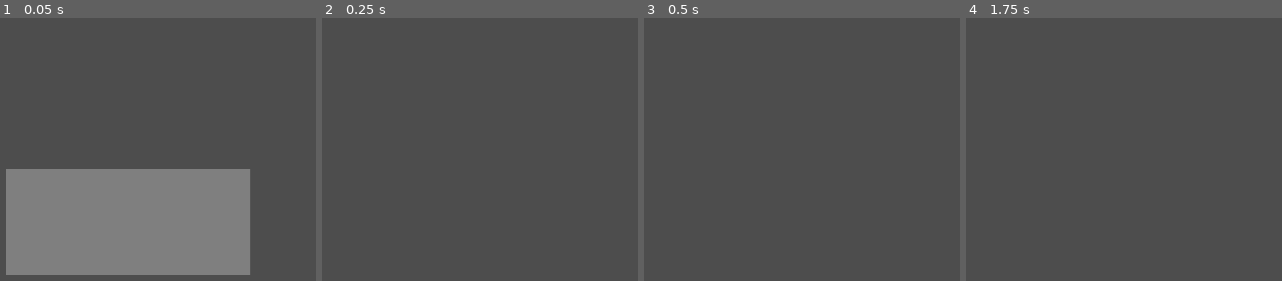
Above: before the commit, frames 1-4 (left to right).
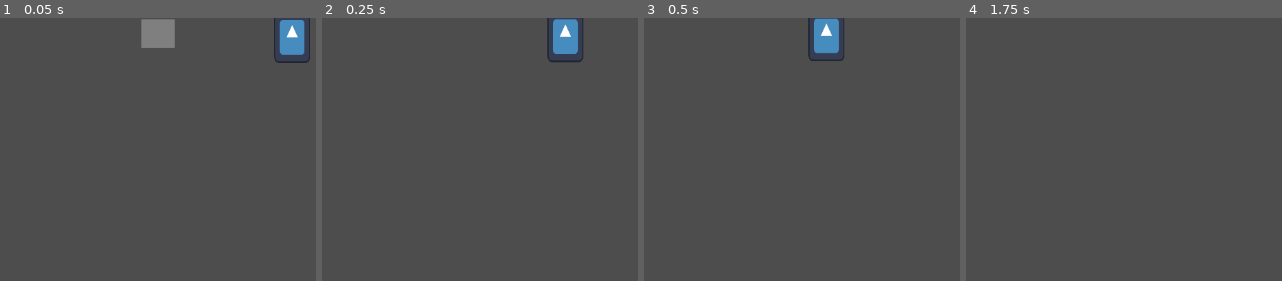
Above: after the commit, the same moments.

Repository: LaruxxDev/Rythm_game
Game: Godot game, scene res://Scenes/ritmo.tscn
Same seed, same stepped clock (60 frames per second), same inputs: the game is played once before the commit and once after it. The project has no main scene, so this scene is started directly. The engine's default icon, where the game draws it, is replaced by a stand-in: a white triangle on a blue panel in a dark square. Sound files missing from this copy of the repository are replaced by a short silence.
Inputs:
- Up to frame 1 (0.05 s): no input
- Up to frame 2 (0.25 s): no input
- Up to frame 3 (0.5 s): no input
- Up to frame 4 (1.75 s): hold Right (ui_right) 0.53-1.28 s; tap Enter at 1.25 s; hold Down (ui_down) from 1.28 s (still down)

The runs differ from the first frame. In frame 1, 34% of the frame differs, in the area x 1-99%, y 0-98%; in frame 2, 1.3%; in frame 3, 1.3%; in frame 4, nothing differs.

Commit message:
ritmo arreglao

Diff:
--- /dev/null
+++ b/Scenes/bit.tscn
@@ -0,0 +1,7 @@
+[gd_scene format=3 uid="uid://oplnfghwhb2l"]
+
+[ext_resource type="Texture2D" uid="uid://djkkcxkd57f61" path="res://icon.svg" id="1_wmc4k"]
+
+[node name="Node2D" type="Sprite2D" unique_id=1191390075]
+scale = Vector2(0.40625, 0.59375)
+texture = ExtResource("1_wmc4k")
--- a/Scenes/ritmo.tscn
+++ b/Scenes/ritmo.tscn
@@ -16,10 +16,22 @@
 anchors_preset = 15
 anchor_right = 1.0
 anchor_bottom = 1.0
-offset_left = 352.0
-offset_top = 218.0
-offset_right = -448.0
-offset_bottom = -277.0
+offset_left = 547.0
+offset_top = 2.0
+offset_right = -557.0
+offset_bottom = -605.0
 grow_horizontal = 2
 grow_vertical = 2
 color = Color(1, 1, 1, 0.28235295)
+
+[node name="Timer" type="Timer" parent="." unique_id=589293498]
+autostart = true
+ignore_time_scale = true
+
+[node name="Spawner" type="Marker2D" parent="." unique_id=1718812998]
+position = Vector2(782, 27)
+
+[node name="Sprite2D" type="Sprite2D" parent="." unique_id=595490150]
+position = Vector2(571, 24)
+
+[connection signal="timeout" from="Timer" to="." method="_on_timer_timeout"]
--- a/Scripts/ritmo.gd
+++ b/Scripts/ritmo.gd
@@ -1,7 +1,7 @@
 extends Node2D
 
 
-@export var bpm : int = 120
+@export var bpm : int = 100
 @export var margen : float = 0.20 # Margen de error
 var ultimo_beat = -1
 
@@ -12,15 +12,19 @@
 
 @onready var musica = $AudioStreamPlayer
 @onready var ui_beat = $CanvasLayer/ColorRect
+@onready var timer: Timer = $Timer
+const BIT = preload("uid://oplnfghwhb2l")
+
 func _ready() -> void:
 	ui_beat.visible = false
 	intervalo_beat = 60.0 / bpm
-	Signalbus.connect("nuevo_beat",_on_nuevo_beat)
+	timer.wait_time = intervalo_beat
+	Signalbus.nuevo_beat.connect(_on_nuevo_beat)
 
 	if not musica.playing:
 		musica.play()
 
-func _physics_process(delta: float) -> void:
+func _physics_process(_delta: float) -> void:
 
 	if not musica.playing:
 		return
@@ -32,8 +36,9 @@
 	var beat_actual = int(pos_cancion / intervalo_beat)
 	if beat_actual > ultimo_beat:
 		ultimo_beat = beat_actual
+		enviar_bit()
 		_on_nuevo_beat()
-		#emit_signal("nuevo_beat")
+		Signalbus.nuevo_beat.emit()
 
 	var index_beat_cercano = round(pos_cancion / intervalo_beat)
 	var time_beat_cercano = index_beat_cercano * intervalo_beat
@@ -47,7 +52,7 @@
 		intentar_beat("Pon", time_margen, index_beat_cercano)
 	elif Input.is_action_just_pressed("ui_right"):
 		intentar_beat("Pata", time_margen, index_beat_cercano)
-	pass
+
 
 func intentar_beat(tipo, time_margen, beat):
 	if beat == hit_beat:
@@ -90,7 +95,23 @@
 
 func _on_nuevo_beat():
 	ui_beat.visible = true
+
 	var tween = create_tween()
+
 	tween.tween_interval(margen)
 
 	tween.tween_callback(func(): ui_beat.visible = false)
+
+func _on_timer_timeout() -> void:
+	print(ultimo_beat)
+	timer.wait_time = intervalo_beat
+	timer.start()
+
+
+func enviar_bit():
+	var bit = BIT.instantiate()
+	$Spawner.add_child(bit)
+	var tween: Tween = get_tree().create_tween()
+	tween.tween_property(bit, "global_position", $Sprite2D.global_position, intervalo_beat)
+	await tween.finished
+	bit.queue_free()
